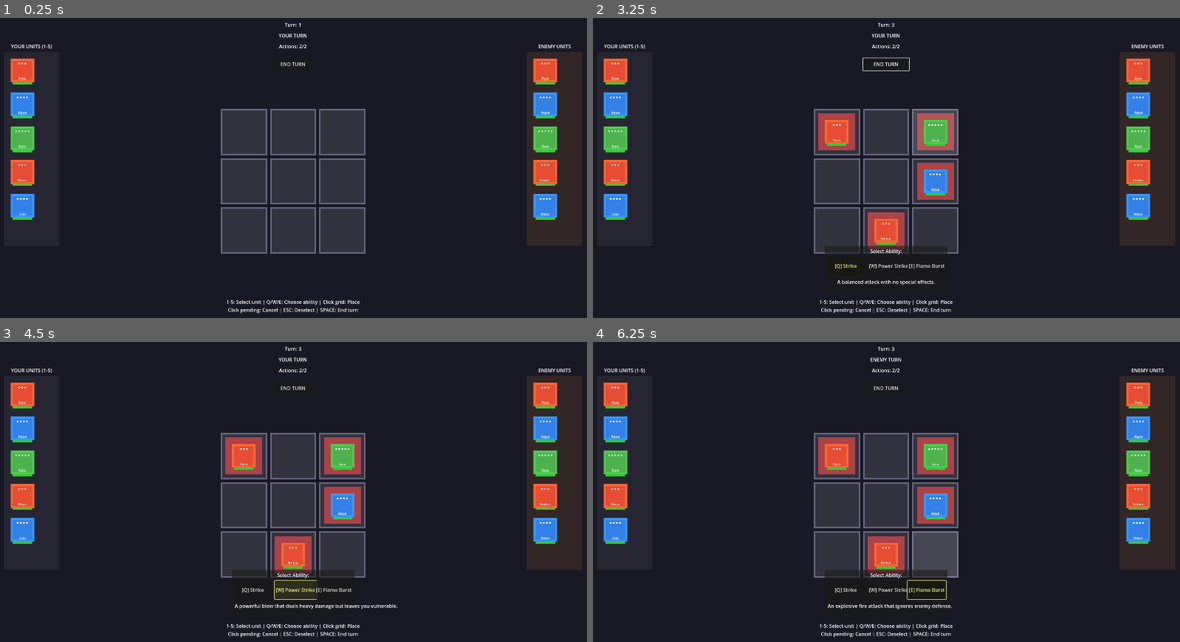
Above: before the commit, frames 1-4 (two rows, left to right).
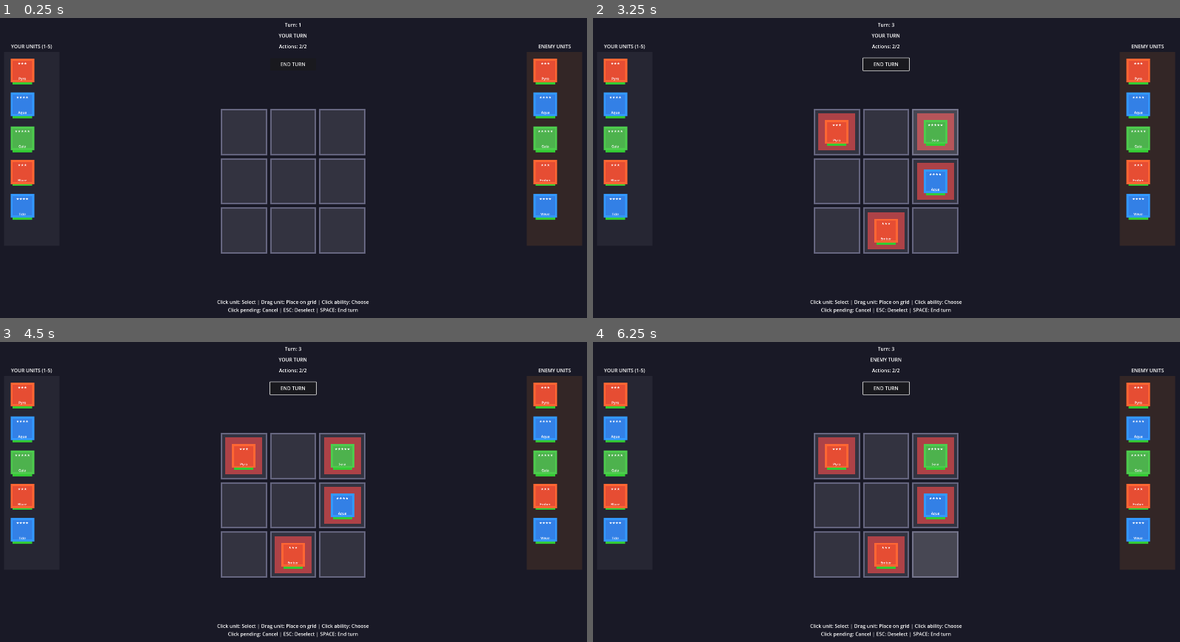
Above: after the commit, the same moments.

Repository: parrisgamedev-rgb/gacha-autobattler
Game: Godot game, scene res://scenes/battle/battle.tscn
Same seed, same stepped clock (60 frames per second), same inputs: the game is played once before the commit and once after it.
Inputs (mouse positions are in pixels of both pictures, inside the frame that each line leads up to):
- Up to frame 1 (0.25 s): no input
- Up to frame 2 (3.25 s): click "END TURN" at 0.5 s; tap Enter at 1.25, 2.75 s; drag from (839, 132) to (933, 180) at 1.27 s; tap Space at 2 s; drag from (886, 132) to (839, 231) at 2.02 s; move the mouse to (933, 132) at 2.77 s; hold W from 2.78 s (still down); tap 3 at 2.85 s; click (933, 132) at 2.92 s; tap 4 at 3.05 s
- Up to frame 3 (4.5 s): release W at 3.5 s; click (252, 591) at 3.5 s, where only the run before the commit has a clickable "[Q] Strike"; click (293, 591) at 4.25 s, where only the run before the commit has a clickable "[W] Power Strike"
- Up to frame 4 (6.25 s): click (927, 591) at 5 s, where only the run before the commit has a clickable "[E] Flame Burst"; tap Space at 5.75 s; drag from (839, 504) to (933, 555) at 5.77 s

The runs differ from the first frame. In frame 1, 0.2% of the frame differs, in the area x 36-63%, y 94-96%; in frame 2, 0.7%; in frame 3, 0.9%; in frame 4, 1.0%, in the area x 36-63%, y 13-96%.

Commit message:
Add point-and-click and drag-and-drop input system
Replace keyboard shortcuts with mouse-based controls:
- Click roster units to select, drag to place on grid
- Click grid units to select for moving, drag to move directly
- Click ability buttons to choose abilities
- Remove 1-5 and Q/W/E keyboard shortcuts
- Keep ESC (deselect) and SPACE/ENTER (end turn)

Co-Authored-By: Claude Opus 4.5 <noreply@anthropic.com>

Diff:
--- a/gacha-autobattler/scenes/battle/battle.tscn
+++ b/gacha-autobattler/scenes/battle/battle.tscn
@@ -97,7 +97,7 @@
 offset_right = 1360.0
 offset_bottom = 1060.0
 horizontal_alignment = 1
-text = "1-5: Select unit | Q/W/E: Choose ability | Click grid: Place
+text = "Click unit: Select | Drag unit: Place on grid | Click ability: Choose
 Click pending: Cancel | ESC: Deselect | SPACE: End turn"
 
 [node name="AbilityPanel" type="Panel" parent="UI"]
@@ -120,21 +120,21 @@
 offset_top = 35.0
 offset_right = 130.0
 offset_bottom = 95.0
-text = "[Q] Strike"
+text = "Strike"
 
 [node name="Ability2" type="Button" parent="UI/AbilityPanel"]
 offset_left = 140.0
 offset_top = 35.0
 offset_right = 260.0
 offset_bottom = 95.0
-text = "[W] Guard"
+text = "Guard"
 
 [node name="Ability3" type="Button" parent="UI/AbilityPanel"]
 offset_left = 270.0
 offset_top = 35.0
 offset_right = 390.0
 offset_bottom = 95.0
-text = "[E] Special"
+text = "Special"
 
 [node name="AbilityDesc" type="Label" parent="UI/AbilityPanel"]
 offset_left = 10.0
--- a/gacha-autobattler/scenes/battle/unit_display.tscn
+++ b/gacha-autobattler/scenes/battle/unit_display.tscn
@@ -1,6 +1,9 @@
-[gd_scene load_steps=2 format=3 uid="uid://d2kram4n7p3wy"]
+[gd_scene load_steps=3 format=3 uid="uid://d2kram4n7p3wy"]
 
 [ext_resource type="Script" path="res://scripts/battle/unit_display.gd" id="1_unit"]
+
+[sub_resource type="RectangleShape2D" id="RectangleShape2D_click"]
+size = Vector2(110, 130)
 
 [node name="UnitDisplay" type="Node2D"]
 script = ExtResource("1_unit")
@@ -99,3 +102,9 @@
 horizontal_alignment = 1
 vertical_alignment = 1
 text = "CD"
+
+[node name="ClickArea" type="Area2D" parent="."]
+input_pickable = true
+
+[node name="CollisionShape2D" type="CollisionShape2D" parent="ClickArea"]
+shape = SubResource("RectangleShape2D_click")
--- a/gacha-autobattler/scripts/battle/battle.gd
+++ b/gacha-autobattler/scripts/battle/battle.gd
@@ -38,6 +38,15 @@
 var selected_unit: UnitInstance = null
 var moving_unit: UnitInstance = null  # Unit being moved from grid
 var moving_from: Dictionary = {}  # {row, col} of unit being moved
+
+# Drag and drop state
+var dragging_unit: UnitInstance = null
+var dragging_from_grid: bool = false
+var dragging_from_pos: Dictionary = {}  # {row, col} if from grid
+var drag_preview: Node2D = null
+
+# Roster display references (for click detection)
+var roster_displays: Array = []
 
 # Pending actions for simultaneous resolution
 var player_pending_placements: Array = []  # [{unit, row, col}]
@@ -150,6 +159,12 @@
 		display.position = Vector2(60, 60 + y_offset)
 		display.setup(unit)
 		display.scale = Vector2(0.7, 0.7)
+
+		# Connect click and drag signals for player roster units
+		display.unit_clicked.connect(_on_roster_unit_clicked)
+		display.unit_drag_started.connect(_on_roster_drag_started)
+		roster_displays.append(display)
+
 		y_offset += 110
 
 	y_offset = 0
@@ -159,6 +174,7 @@
 		display.position = Vector2(60, 60 + y_offset)
 		display.setup(unit)
 		display.scale = Vector2(0.7, 0.7)
+		display.drag_enabled = false  # Enemies can't be dragged
 		y_offset += 110
 
 func _on_cell_clicked(row: int, col: int):
@@ -659,6 +675,13 @@
 	display.setup(unit)
 	display.modulate = Color(1, 1, 1, 1)  # Full opacity for confirmed
 
+	# Connect drag signals for player units on the grid
+	if owner == 1:
+		display.unit_drag_started.connect(_on_grid_unit_drag_started.bind(row, col))
+		display.unit_clicked.connect(_on_grid_unit_clicked.bind(row, col))
+	else:
+		display.drag_enabled = false  # Enemies can't be dragged
+
 	grid_unit_displays[row][col] = display
 
 func _check_win_condition() -> int:
@@ -697,35 +720,59 @@
 		actions_label.text = "Actions: " + str(actions_remaining) + "/" + str(ACTIONS_PER_TURN)
 
 func _input(event):
+	# Handle mouse release for drag-and-drop globally
+	if event is InputEventMouseButton:
+		if event.button_index == MOUSE_BUTTON_LEFT and not event.pressed:
+			if dragging_unit:
+				_handle_drag_release()
+
 	if current_phase != GamePhase.PLAYER_TURN:
 		return
 
 	if event is InputEventKey and event.pressed:
 		match event.keycode:
-			KEY_1:
-				_try_select_unit(0)
-			KEY_2:
-				_try_select_unit(1)
-			KEY_3:
-				_try_select_unit(2)
-			KEY_4:
-				_try_select_unit(3)
-			KEY_5:
-				_try_select_unit(4)
-			KEY_Q:
-				_on_ability_selected(0)
-			KEY_W:
-				_on_ability_selected(1)
-			KEY_E:
-				_on_ability_selected(2)
 			KEY_ESCAPE:
 				selected_unit = null
 				moving_unit = null
 				moving_from = {}
+				_clear_drag_state()
 				_update_ability_panel()
+				_update_roster_selection()
 				print("Deselected")
 			KEY_ENTER, KEY_SPACE:
 				_on_end_turn_pressed()
+
+func _handle_drag_release():
+	# Find and restore the source display
+	if dragging_from_grid:
+		# Restore grid display
+		var row = dragging_from_pos.row
+		var col = dragging_from_pos.col
+		if grid_unit_displays[row][col]:
+			grid_unit_displays[row][col].modulate = Color(1, 1, 1, 1)
+	else:
+		# Restore roster display
+		for display in roster_displays:
+			if display.unit_instance == dragging_unit:
+				display.modulate = Color(1, 1, 1, 1)
+				display.is_dragging = false
+				break
+
+	# Check if dropped on a valid cell
+	var drop_cell = _get_cell_at_mouse()
+	if drop_cell:
+		if dragging_from_grid:
+			if drop_cell.row != dragging_from_pos.row or drop_cell.col != dragging_from_pos.col:
+				_handle_drop_on_cell(drop_cell.row, drop_cell.col)
+			else:
+				print("Dropped on same cell - cancelled")
+		else:
+			_handle_drop_on_cell(drop_cell.row, drop_cell.col)
+	else:
+		print("Dropped outside grid - cancelled")
+
+	# Clean up drag state
+	_clear_drag_state()
 
 func _on_ability_selected(index: int):
 	var active_unit = selected_unit if selected_unit else moving_unit
@@ -745,8 +792,7 @@
 			var btn = ability_buttons[i]
 			if btn and active_unit.unit_data.abilities.size() > i:
 				var ability = active_unit.unit_data.abilities[i]
-				var key = ["Q", "W", "E"][i]
-				btn.text = "[" + key + "] " + ability.ability_name
+				btn.text = ability.ability_name
 				btn.disabled = false
 
 				# Highlight selected ability
@@ -755,7 +801,7 @@
 				else:
 					btn.modulate = Color(1, 1, 1)
 			elif btn:
-				btn.text = "[" + ["Q", "W", "E"][i] + "] ---"
+				btn.text = "---"
 				btn.disabled = true
 				btn.modulate = Color(0.5, 0.5, 0.5)
 
@@ -782,3 +828,173 @@
 			print(unit.unit_data.unit_name, " is already on the grid")
 		elif unit.is_on_cooldown:
 			print(unit.unit_data.unit_name, " is on cooldown")
+
+# --- Roster Click and Drag Handlers ---
+
+func _on_roster_unit_clicked(unit: UnitInstance, _display: Node2D):
+	if current_phase != GamePhase.PLAYER_TURN:
+		print("Not your turn!")
+		return
+
+	if unit.can_act() and not unit.is_placed():
+		selected_unit = unit
+		moving_unit = null
+		moving_from = {}
+		_update_ability_panel()
+		_update_roster_selection()
+		print("Selected: ", unit.unit_data.unit_name)
+	else:
+		if unit.is_placed():
+			print(unit.unit_data.unit_name, " is already on the grid")
+		elif unit.is_on_cooldown:
+			print(unit.unit_data.unit_name, " is on cooldown")
+
+func _on_roster_drag_started(unit: UnitInstance, display: Node2D):
+	if current_phase != GamePhase.PLAYER_TURN:
+		return
+
+	if actions_remaining <= 0:
+		print("No actions remaining!")
+		return
+
+	if unit.can_act() and not unit.is_placed():
+		dragging_unit = unit
+		dragging_from_grid = false
+		dragging_from_pos = {}
+
+		# Create drag preview
+		_create_drag_preview(unit)
+
+		# Dim the source display
+		display.modulate = Color(1, 1, 1, 0.4)
+
+		selected_unit = unit
+		_update_ability_panel()
+		print("Dragging: ", unit.unit_data.unit_name)
+
+func _on_grid_unit_clicked(unit: UnitInstance, _display: Node2D, row: int, col: int):
+	if current_phase != GamePhase.PLAYER_TURN:
+		print("Not your turn!")
+		return
+
+	if unit.owner == 1:
+		# Select this unit for moving
+		moving_unit = unit
+		moving_from = {"row": row, "col": col}
+		selected_unit = null
+		_update_ability_panel()
+		_update_roster_selection()
+		print("Selected ", unit.unit_data.unit_name, " for moving (click grid to move)")
+
+func _on_grid_unit_drag_started(unit: UnitInstance, display: Node2D, row: int, col: int):
+	if current_phase != GamePhase.PLAYER_TURN:
+		return
+
+	if actions_remaining <= 0:
+		print("No actions remaining!")
+		return
+
+	if unit.owner == 1:
+		dragging_unit = unit
+		dragging_from_grid = true
+		dragging_from_pos = {"row": row, "col": col}
+
+		# Create drag preview
+		_create_drag_preview(unit)
+
+		# Dim the source display
+		display.modulate = Color(1, 1, 1, 0.4)
+
+		moving_unit = unit
+		moving_from = {"row": row, "col": col}
+		_update_ability_panel()
+		print("Dragging from grid: ", unit.unit_data.unit_name)
+
+func _create_drag_preview(unit: UnitInstance):
+	if drag_preview:
+		drag_preview.queue_free()
+
+	drag_preview = UnitDisplayScene.instantiate()
+	add_child(drag_preview)
+	drag_preview.setup(unit)
+	drag_preview.scale = Vector2(0.6, 0.6)
+	drag_preview.modulate = Color(1, 1, 1, 0.7)
+	drag_preview.z_index = 100  # Draw on top
+	drag_preview.drag_enabled = false  # Don't intercept input
+	# Disable click area on preview
+	if drag_preview.has_node("ClickArea"):
+		drag_preview.get_node("ClickArea").input_pickable = false
+
+func _clear_drag_state():
+	if drag_preview:
+		drag_preview.queue_free()
+		drag_preview = null
+
+	dragging_unit = null
+	dragging_from_grid = false
+	dragging_from_pos = {}
+
+func _get_cell_at_mouse() -> Dictionary:
+	var mouse_pos = get_global_mouse_position()
+	var grid_pos = grid_container.global_position
+
+	var grid_total_size = (CELL_SIZE * GRID_SIZE) + (CELL_GAP * (GRID_SIZE - 1))
+	var offset = -grid_total_size / 2
+
+	for row in range(GRID_SIZE):
+		for col in range(GRID_SIZE):
+			var cell_x = grid_pos.x + offset + (col * (CELL_SIZE + CELL_GAP))
+			var cell_y = grid_pos.y + offset + (row * (CELL_SIZE + CELL_GAP))
+
+			if mouse_pos.x >= cell_x and mouse_pos.x < cell_x + CELL_SIZE:
+				if mouse_pos.y >= cell_y and mouse_pos.y < cell_y + CELL_SIZE:
+					return {"row": row, "col": col}
+
+	return {}
+
+func _handle_drop_on_cell(row: int, col: int):
+	if dragging_from_grid:
+		# Moving from grid
+		var cell_unit = grid_units[row][col]
+
+		# Check pending placements
+		for pending in player_pending_placements:
+			if pending.row == row and pending.col == col:
+				print("Already have a pending placement there!")
+				return
+
+		# Can't move onto own unit
+		if cell_unit != null and cell_unit.owner == 1:
+			print("Can't move onto your own unit!")
+			return
+
+		# Queue the move
+		_queue_move(dragging_unit, dragging_from_pos.row, dragging_from_pos.col, row, col)
+	else:
+		# Placing from roster
+		var cell_unit = grid_units[row][col]
+
+		# Check pending placements
+		for pending in player_pending_placements:
+			if pending.row == row and pending.col == col:
+				print("Already have a pending placement there!")
+				return
+
+		# Allow empty or enemy cell
+		if cell_unit == null or cell_unit.owner == 2:
+			_queue_placement(dragging_unit, row, col)
+		else:
+			print("Can't place on your own unit!")
+
+func _process(_delta: float):
+	# Update drag preview position
+	if drag_preview and dragging_unit:
+		drag_preview.global_position = get_global_mouse_position()
+
+func _update_roster_selection():
+	# Update visual selection on roster
+	for display in roster_displays:
+		if display.unit_instance == selected_unit:
+			display.set_selected(true)
+		else:
+			display.set_selected(false)
--- a/gacha-autobattler/scripts/battle/unit_display.gd
+++ b/gacha-autobattler/scripts/battle/unit_display.gd
@@ -1,7 +1,12 @@
 extends Node2D
 ## Visual representation of a unit on the battle grid
 
+signal unit_clicked(unit_instance: UnitInstance, display: Node2D)
+signal unit_drag_started(unit_instance: UnitInstance, display: Node2D)
+
 var unit_instance: UnitInstance
+var is_dragging: bool = false
+var drag_enabled: bool = true  # Can be disabled for certain contexts
 
 # Visual references
 @onready var body = $Body
@@ -11,6 +16,22 @@
 @onready var hp_bar = $HPBar
 @onready var hp_fill = $HPBar/HPFill
 @onready var cooldown_overlay = $CooldownOverlay
+@onready var click_area = $ClickArea
+
+func _ready():
+	if click_area:
+		click_area.input_event.connect(_on_input_event)
+
+func _on_input_event(_viewport: Node, event: InputEvent, _shape_idx: int):
+	if event is InputEventMouseButton:
+		if event.button_index == MOUSE_BUTTON_LEFT and event.pressed:
+			# Mouse pressed - check if this starts a drag or is a click
+			if drag_enabled and unit_instance and unit_instance.can_act():
+				is_dragging = true
+				unit_drag_started.emit(unit_instance, self)
+			elif unit_instance:
+				# Can't drag (on cooldown or already placed), just click
+				unit_clicked.emit(unit_instance, self)
 
 func setup(instance: UnitInstance):
 	unit_instance = instance
